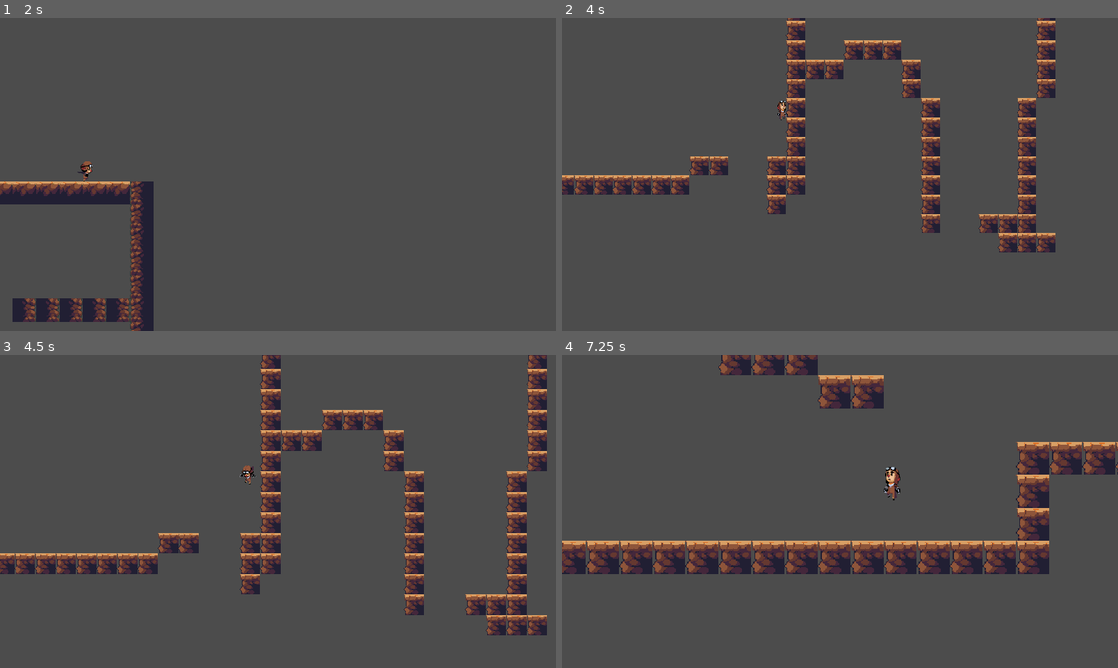
Above: before the commit, frames 1-4 (two rows, left to right).
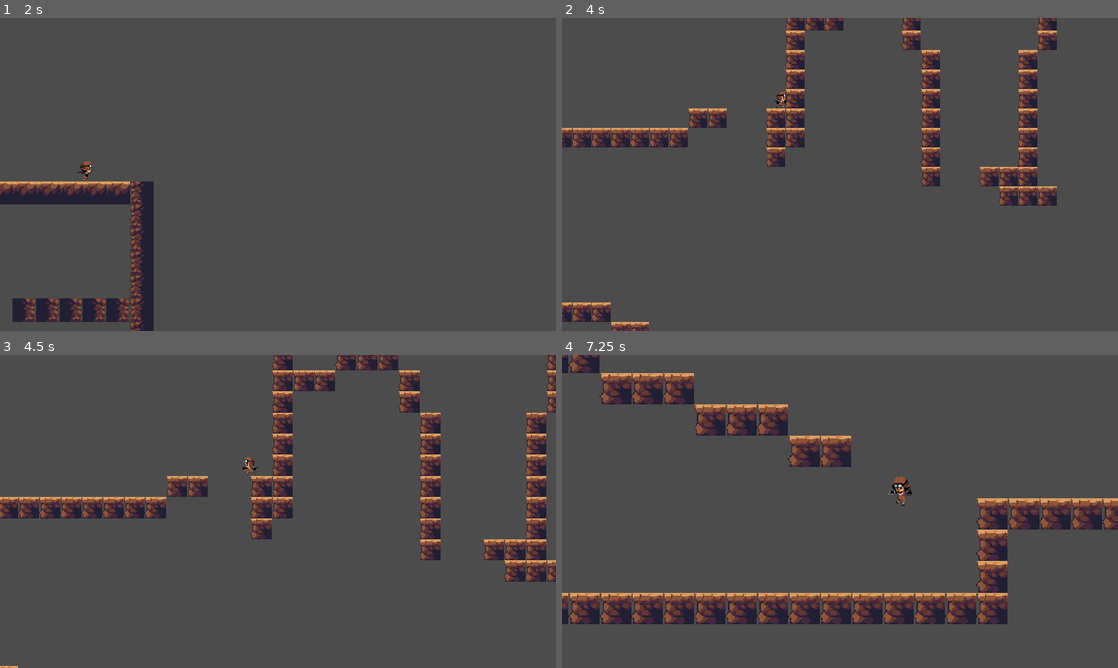
Above: after the commit, the same moments.

Repository: YoavHortman/GodotPlatformer
Game: Godot game, scene res://World.tscn
Two runs of this game, one before a commit and one after it. Both use one fixed random seed, a clock stepped at 60 frames per second and the inputs below.
Inputs:
- Up to frame 1 (2 s): hold Right (ui_right) from 0.53 s (still down)
- Up to frame 2 (4 s): release Right (ui_right) at 2.03 s; hold Left (ui_left) 2.03-2.78 s; hold Right (ui_right) from 2.78 s (still down)
- Up to frame 3 (4.5 s): release Right (ui_right) at 4.28 s; hold Left (ui_left) from 4.28 s (still down)
- Up to frame 4 (7.25 s): release Left (ui_left) at 5.03 s; hold Right (ui_right) 5.03-5.78 s; hold Left (ui_left) from 5.78 s (still down)

Frame 1 is identical in both runs. In frame 2, 15% of the frame differs, in the area x 0-89%, y 0-100%; in frame 3, 21%; in frame 4, 29%, in the area x 0-100%, y 0-86%.

Commit message:
Minor fixes

Diff:
--- a/KinematicBody2D.gd
+++ b/KinematicBody2D.gd
@@ -147,7 +147,9 @@
 		var tile_name = tilemap.tile_set.tile_get_name(tile_id)
 		if tile_name == "0":
 			if lastFrameMotion.y > MAX_FALL_SPEED / 4 && is_on_floor():
-				motion.y = lerp(-lastFrameMotion.y, 0, 0.2);
+				print("todo");
+				#motion.y = lerp(-lastFrameMotion.y, 0, 0.2);
+				#motion.x = lerp(-lastFrameMotion.x, 0, 0.2)
 		else:
 			current_friction = 0.08;
 
--- a/World.tscn
+++ b/World.tscn
@@ -1,20 +1,20 @@
 [gd_scene load_steps=25 format=2]
 
 [ext_resource path="res://KinematicBody2D.gd" type="Script" id=1]
-[ext_resource path="res://Sprites/Player/Jump1.png" type="Texture" id=2]
-[ext_resource path="res://Sprites/Player/Jump3.png" type="Texture" id=3]
-[ext_resource path="res://Sprites/Player/Jump4.png" type="Texture" id=4]
-[ext_resource path="res://Sprites/Player/Jump0.png" type="Texture" id=5]
-[ext_resource path="res://Sprites/Player/Friction0.png" type="Texture" id=6]
-[ext_resource path="res://Sprites/Player/Friction1.png" type="Texture" id=7]
-[ext_resource path="res://Sprites/Player/Idle0.png" type="Texture" id=8]
-[ext_resource path="res://Sprites/Player/Dash0.png" type="Texture" id=9]
-[ext_resource path="res://Sprites/Player/Run0.png" type="Texture" id=10]
-[ext_resource path="res://Sprites/Player/Run1.png" type="Texture" id=11]
-[ext_resource path="res://Sprites/Player/Run2.png" type="Texture" id=12]
-[ext_resource path="res://Sprites/Player/Run3.png" type="Texture" id=13]
-[ext_resource path="res://Sprites/Player/Run4.png" type="Texture" id=14]
-[ext_resource path="res://Sprites/Player/Run7.png" type="Texture" id=15]
+[ext_resource path="res://Sprites/Player/Idle0.png" type="Texture" id=2]
+[ext_resource path="res://Sprites/Player/Dash0.png" type="Texture" id=3]
+[ext_resource path="res://Sprites/Player/Run0.png" type="Texture" id=4]
+[ext_resource path="res://Sprites/Player/Run1.png" type="Texture" id=5]
+[ext_resource path="res://Sprites/Player/Run2.png" type="Texture" id=6]
+[ext_resource path="res://Sprites/Player/Run3.png" type="Texture" id=7]
+[ext_resource path="res://Sprites/Player/Run4.png" type="Texture" id=8]
+[ext_resource path="res://Sprites/Player/Run7.png" type="Texture" id=9]
+[ext_resource path="res://Sprites/Player/Jump0.png" type="Texture" id=10]
+[ext_resource path="res://Sprites/Player/Friction0.png" type="Texture" id=11]
+[ext_resource path="res://Sprites/Player/Friction1.png" type="Texture" id=12]
+[ext_resource path="res://Sprites/Player/Jump1.png" type="Texture" id=13]
+[ext_resource path="res://Sprites/Player/Jump3.png" type="Texture" id=14]
+[ext_resource path="res://Sprites/Player/Jump4.png" type="Texture" id=15]
 [ext_resource path="res://GroundDetector.gd" type="Script" id=16]
 [ext_resource path="res://Camera2D.gd" type="Script" id=17]
 [ext_resource path="res://FrictionParticle.gd" type="Script" id=18]
@@ -23,34 +23,34 @@
 
 [sub_resource type="SpriteFrames" id=1]
 animations = [ {
-"frames": [ ExtResource( 2 ), ExtResource( 3 ), ExtResource( 4 ) ],
-"loop": false,
-"name": "Fall",
+"frames": [ ExtResource( 2 ) ],
+"loop": true,
+"name": "Idle",
+"speed": 5.0
+}, {
+"frames": [ ExtResource( 3 ) ],
+"loop": true,
+"name": "Dash",
+"speed": 5.0
+}, {
+"frames": [ ExtResource( 4 ), ExtResource( 5 ), ExtResource( 6 ), ExtResource( 7 ), ExtResource( 8 ), ExtResource( 9 ) ],
+"loop": true,
+"name": "Run",
 "speed": 10.0
 }, {
-"frames": [ ExtResource( 5 ) ],
+"frames": [ ExtResource( 10 ) ],
 "loop": true,
 "name": "Jump",
 "speed": 5.0
 }, {
-"frames": [ ExtResource( 6 ), ExtResource( 7 ) ],
+"frames": [ ExtResource( 11 ), ExtResource( 12 ) ],
 "loop": false,
 "name": "Friction",
 "speed": 10.0
 }, {
-"frames": [ ExtResource( 8 ) ],
-"loop": true,
-"name": "Idle",
-"speed": 5.0
-}, {
-"frames": [ ExtResource( 9 ) ],
-"loop": true,
-"name": "Dash",
-"speed": 5.0
-}, {
-"frames": [ ExtResource( 10 ), ExtResource( 11 ), ExtResource( 12 ), ExtResource( 13 ), ExtResource( 14 ), ExtResource( 15 ) ],
-"loop": true,
-"name": "Run",
+"frames": [ ExtResource( 13 ), ExtResource( 14 ), ExtResource( 15 ) ],
+"loop": false,
+"name": "Fall",
 "speed": 10.0
 } ]
 
@@ -75,6 +75,7 @@
 spread = 15.0
 gravity = Vector3( 0, 50, 0 )
 initial_velocity = 100.0
+angular_velocity = 1.05
 orbit_velocity = 0.0
 orbit_velocity_random = 0.0
 linear_accel_random = 1.0
